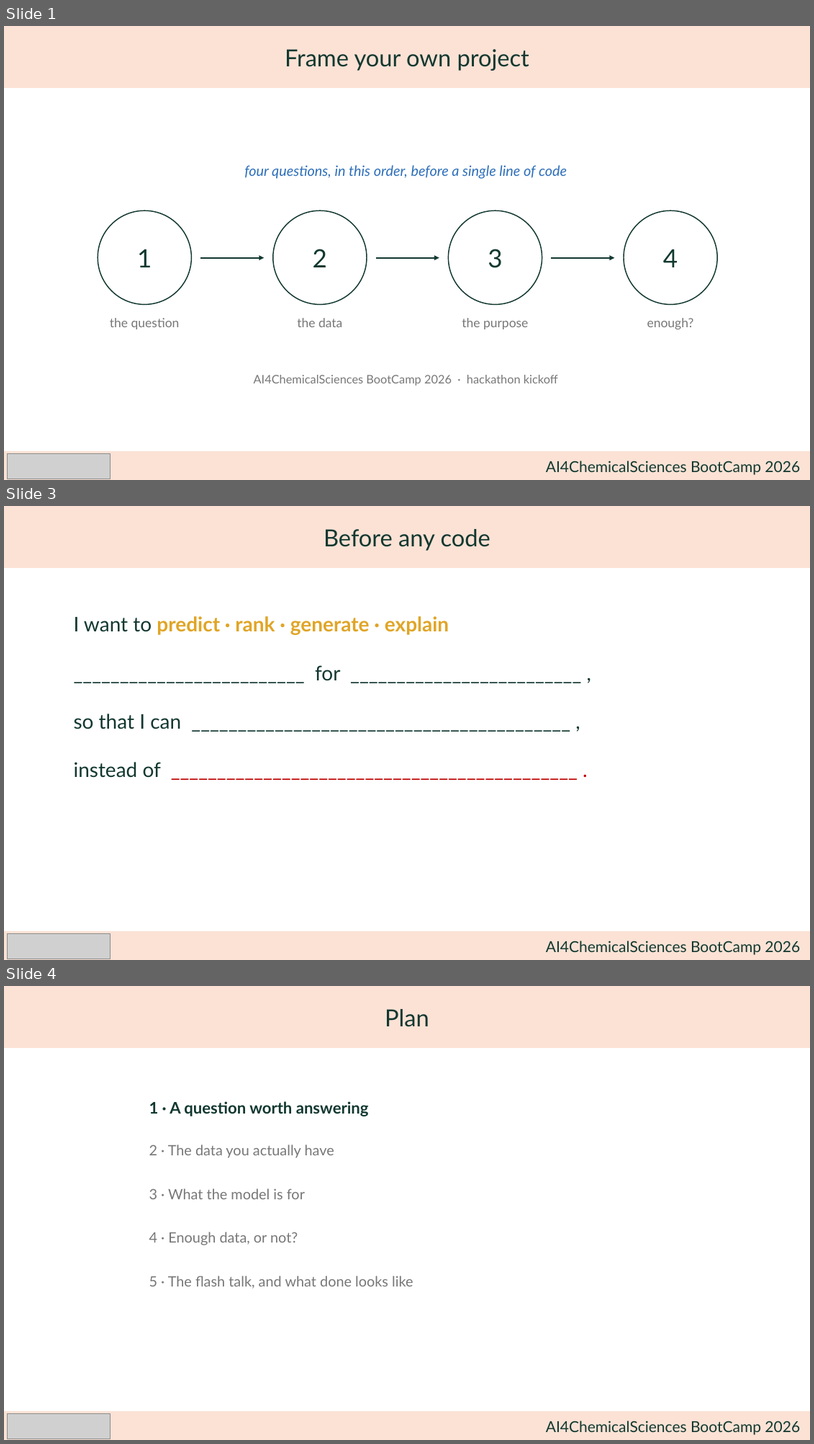
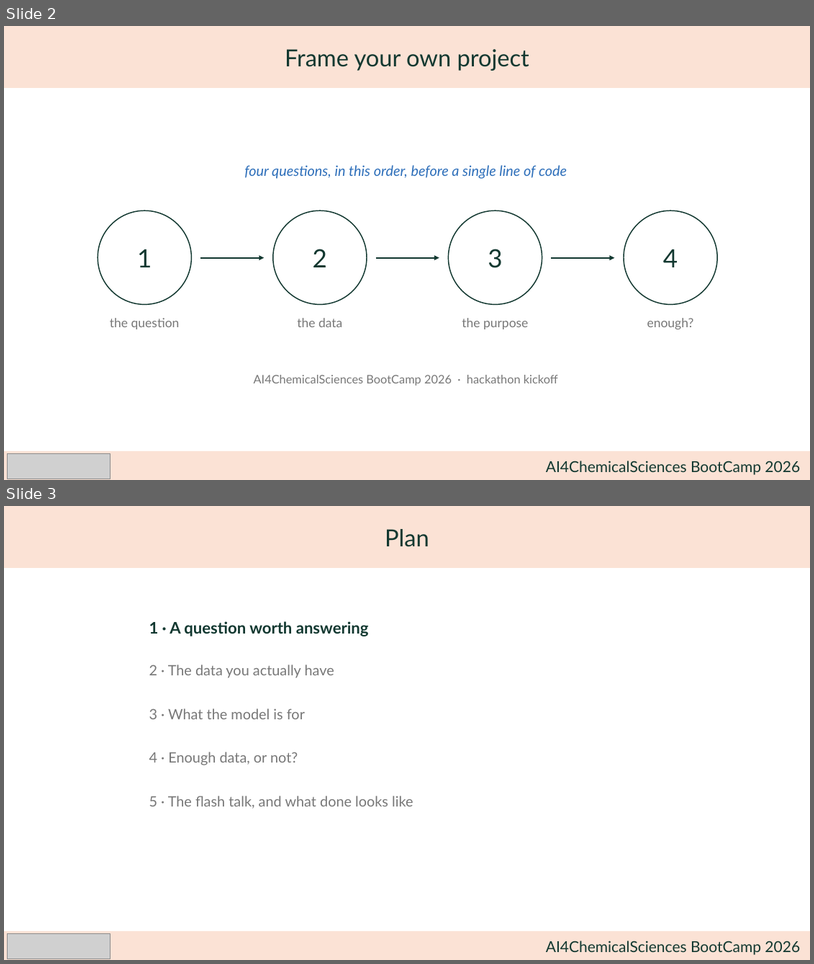
Before and after one commit to julschleinitz/ai4chemistry-bootcamp, a slide deck: personnal_project_1/hackathon_kickoff-frame-your-project_vf.pptx. Shown one above the other, each under a label of ours: slides 1, 3 and 4 before the commit, slides 2 and 3 after it; the slides between them are not shown. The pictures are 814x1444 and 814x964 pixels, drawn with LibreOffice and Linux fonts; fonts in the diff are those of the drawing; grey boxes stand for pictures. Boxes give left, top, right and bottom in pixels: in the first picture for what was removed or moved away, otherwise in the second. Text is boxed around its words. In the diff, an @@ line names an element or a change of style, - is before the commit and + after.

```diff
--- a/personnal_project_1/hackathon_kickoff-frame-your-project_vf.pptx
+++ b/personnal_project_1/hackathon_kickoff-frame-your-project_vf.pptx
@@ slide 3 removed at (4, 506, 810, 960), background #FFFFFF @@
@@ rectangle removed at (4, 506, 810, 568) @@
-Before any code
@@ text removed at (74, 616, 449, 635) @@
-I want to predict · rank · generate · explain
@@ text removed at (315, 665, 340, 681) @@
-_________________________ for _________________________ ,
@@ text removed at (74, 713, 181, 729) @@
-so that I can _________________________________________ ,
@@ text removed at (74, 762, 161, 777) @@
-instead of ____________________________________________ .
@@ rectangle removed at (4, 931, 810, 960) @@
-AI4ChemicalSciences BootCamp 2026
@@ picture removed at (7, 934, 110, 958) @@
@@ what was slide 1 is now slide 2 @@
@@ what was slide 4 is now slide 3 @@
```
Also in this commit, not shown: 6 slides changed, 2 other files.
